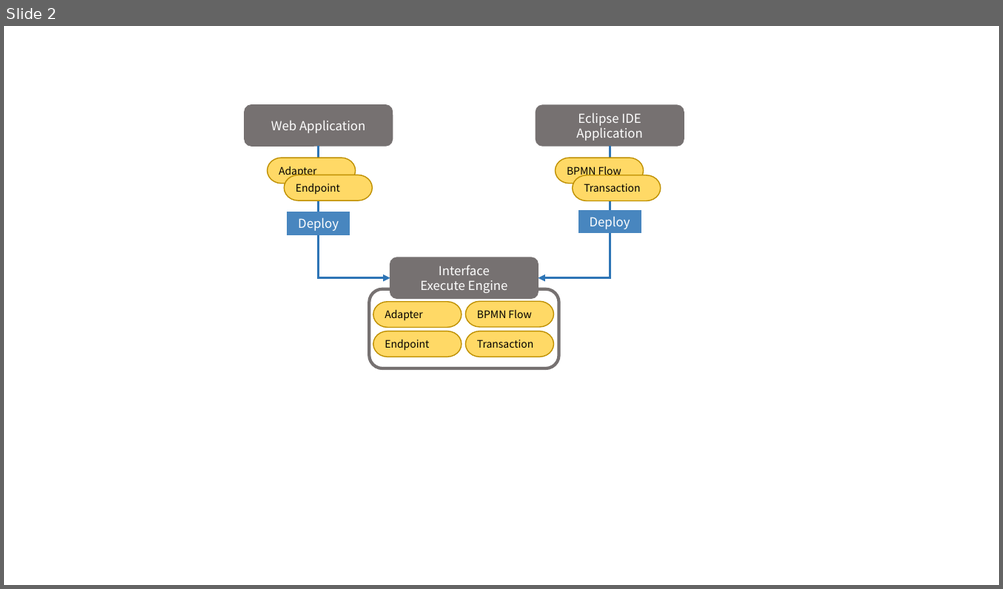
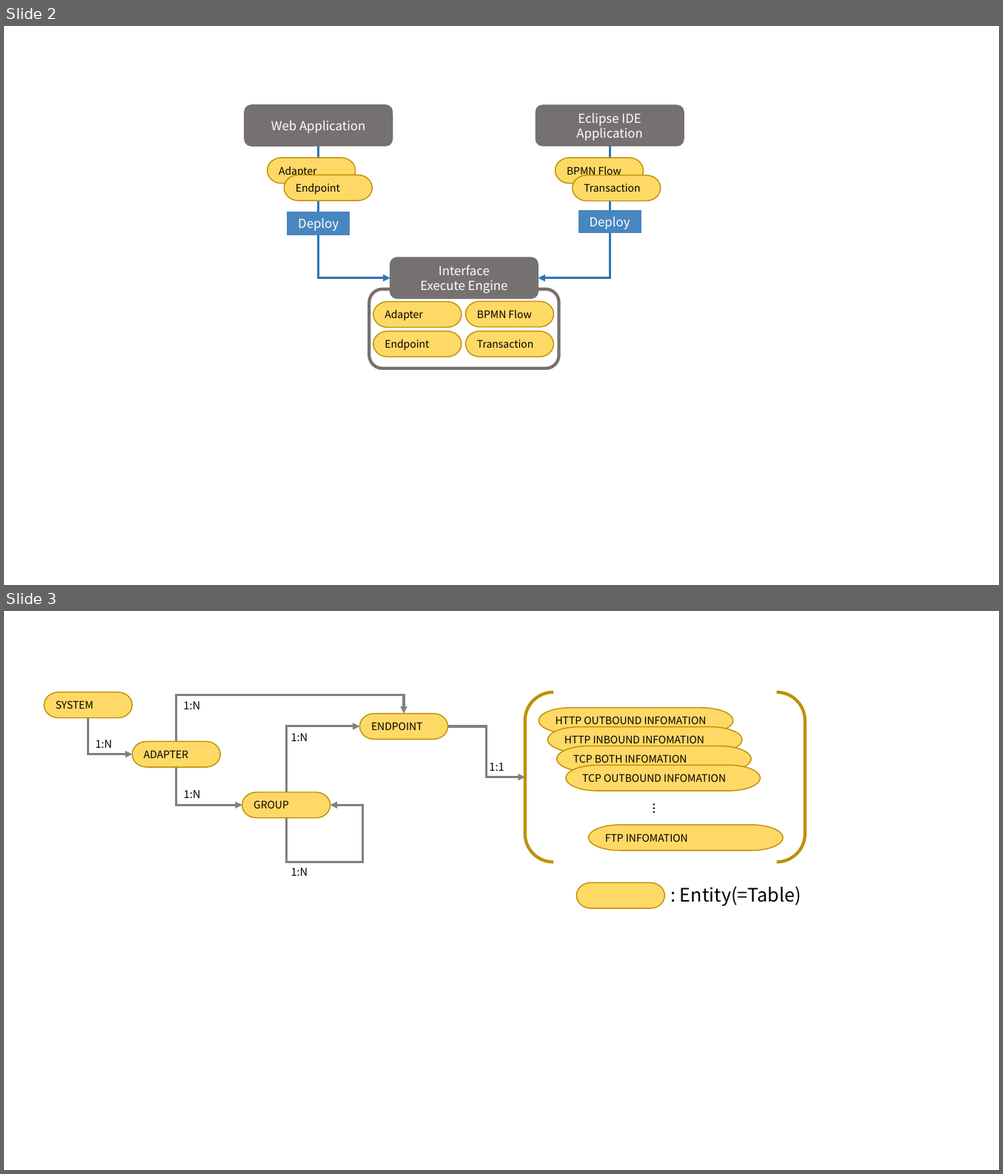
Before and after one commit to LIBRA-PARK/obsidian, a slide deck: 경력기술서_사진.pptx. Shown one above the other, each under a label of ours: slide 2 before the commit, slides 2 and 3 after it. The pictures are 1003x589 and 1003x1174 pixels, drawn with LibreOffice and Linux fonts; fonts in the diff are those of the drawing. Boxes give left, top, right and bottom in pixels: in the first picture for what was removed or moved away, otherwise in the second. Text is boxed around its words. In the diff, an @@ line names an element or a change of style, - is before the commit and + after.

```diff
--- a/경력기술서_사진.pptx
+++ b/경력기술서_사진.pptx
@@ slide 3 added at (4,611,999,1170), background #FFFFFF @@
@@ elbow arrow added from (176, 741) to (404, 714), #808080 2.25 pt @@
@@ elbow arrow added from (88, 718) to (132, 755), #808080 2.25 pt @@
@@ group added at (44,692,805,876): 9 pill shapes, 7 texts, 1 bracket pair @@
+SYSTEM
+ADAPTER
+ENDPOINT
+HTTP OUTBOUND INFOMATION
+GROUP
+1:N
+1:N
+1:N
+1:N
+…
+HTTP INBOUND INFOMATION
+TCP BOTH INFOMATION
+TCP OUTBOUND INFOMATION
+FTP INFOMATION
+1:1
+1:N
@@ elbow arrow added from (286, 792) to (360, 726), #808080 2.25 pt @@
@@ elbow arrow added from (448, 726) to (525, 777), #808080 2.25 pt @@
@@ elbow arrow added from (176, 767) to (242, 805), #808080 2.25 pt @@
@@ elbow arrow added from (286, 818) to (330, 805), #808080 2.25 pt @@
@@ pill shape added at (576,883,664,908), fill #FFD966, outline #BF9000 1 pt @@
@@ text added at (680,886,801,906), 18 pt, text #000000 @@
+: Entity(=Table)
```
Also in this commit, not shown: 1 slide changed, 4 other files.
